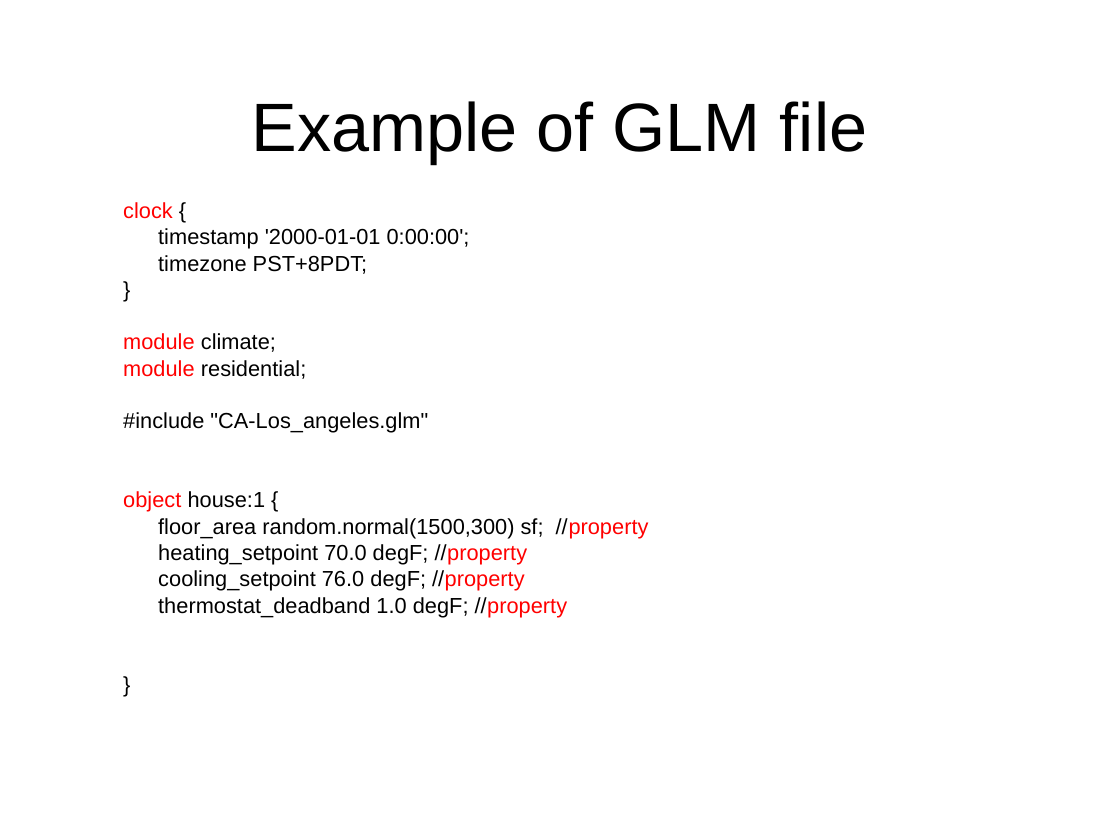
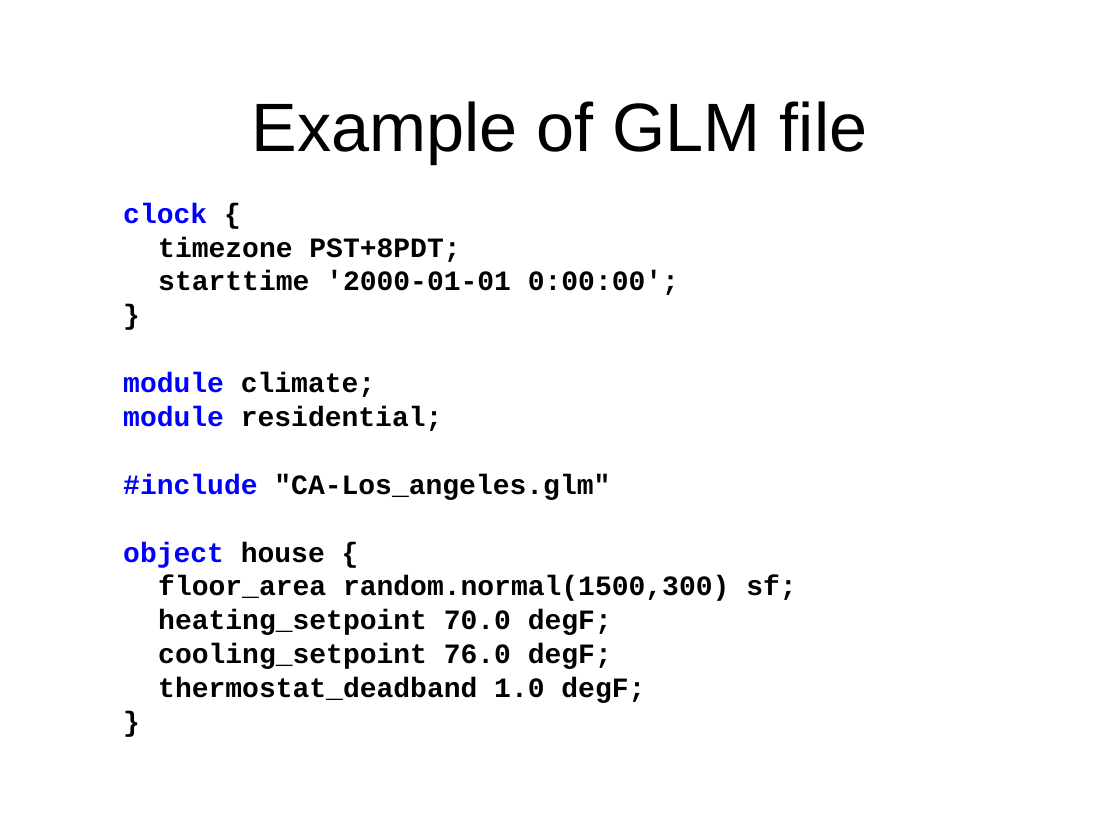
Before and after one commit to gridlab-d/course, a slide deck: slide 18 of 1.1 - What is GridLAB-D.pps (slide 17 before the commit). Drawn at 1120x840 pixels with LibreOffice and Linux fonts; fonts in the diff are those of the drawing; background and template pictures are left out. Boxes give left, top, right and bottom in pixels: in the first picture for what was removed or moved away, otherwise in the second. Text is boxed around its words. In the diff, an @@ line names an element or a change of style, - is before the commit and + after.

Commit message:
Updated screen shots, formatted examples and refined some of the points.

```diff
--- a/1.1 - What is GridLAB-D.pps
+++ b/1.1 - What is GridLAB-D.pps
@@ text at (123,203,610,500): size 14 to 18 pt, font Arial to Courier New, bold on in "clock {", "timezone PST+8PDT;", "}", "module climate;" and 3 more places; text colour #FF0000 to #0000FF in "clock", "module", "module"; text colour #000000 to #0000FF in "#include"; more space between paragraphs @@
@@ text at (158,228,470,249): paragraph removed @@
-  timestamp '2000-01-01 0:00:00';
@@ text at (158,271,679,295): paragraph added @@
+  starttime '2000-01-01 0:00:00';
@@ text at (123,542,796,703): text changed; size 14 to 18 pt; font Arial to Courier New; bold on @@
-  object house:1 {
-  floor_area random.normal(1500,300) sf; //property
-  heating_setpoint 70.0 degF; //property
-  cooling_setpoint 76.0 degF; //property
-  thermostat_deadband 1.0 degF; //property
+  object house {
+  floor_area random.normal(1500,300) sf;
+  heating_setpoint 70.0 degF;
+  cooling_setpoint 76.0 degF;
+  thermostat_deadband 1.0 degF;
```
Also in this commit, not shown: 13 other slides changed, 1 slide added, 1 slide removed, 4 other files.
